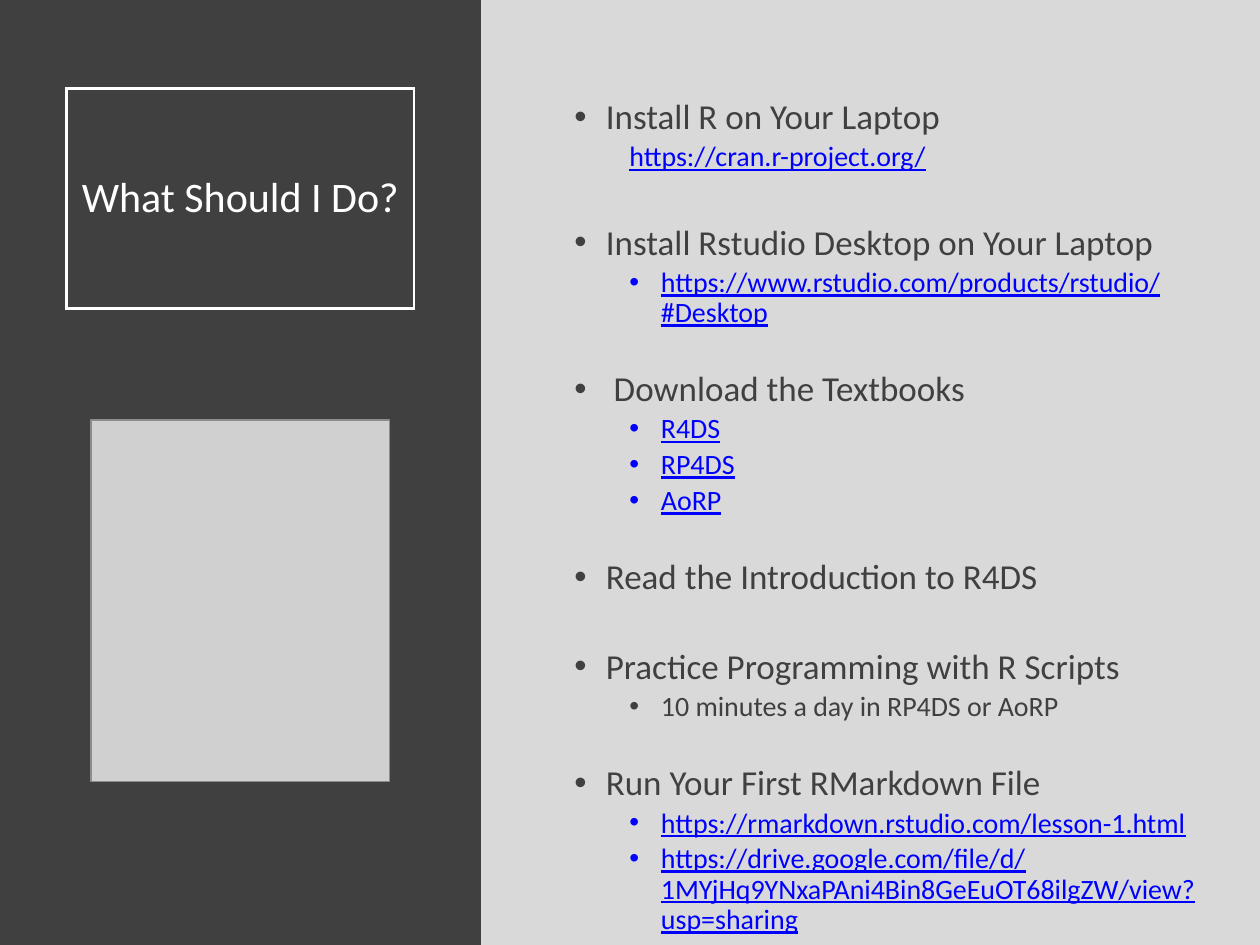
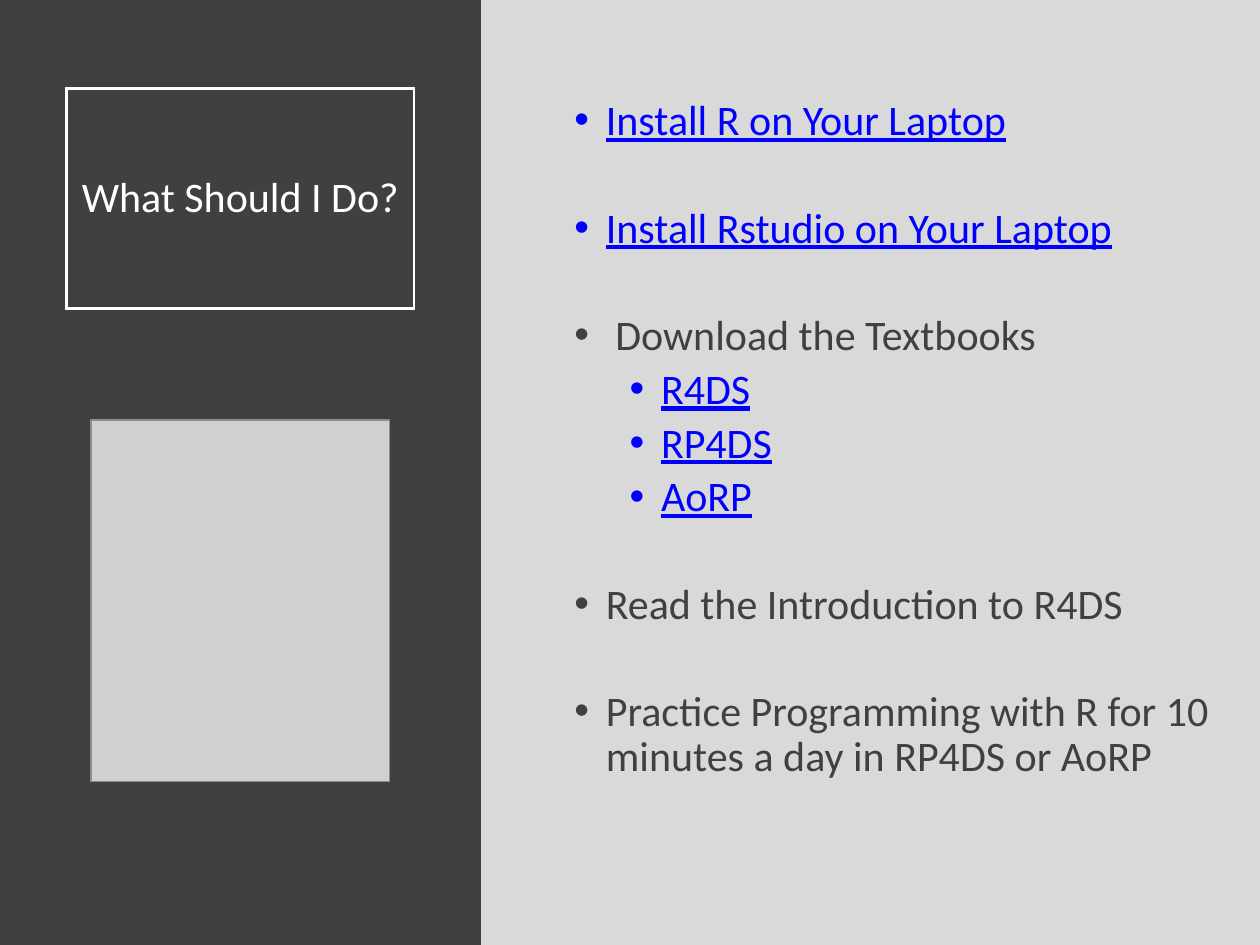
Before and after one commit to Yixf-Self/STOR320_WEBSITE, a slide deck: slide 8 of Lecture/Lecture 1/Lecture 1.pptx (slide 7 before the commit). Drawn at 1260x945 pixels with LibreOffice and Linux fonts; fonts in the diff are those of the drawing; grey boxes stand for pictures. Boxes give left, top, right and bottom in pixels: in the first picture for what was removed or moved away, otherwise in the second. Text is boxed around its words. In the diff, an @@ line names an element or a change of style, - is before the commit and + after.

Commit message:
Lecture 2 Update

```diff
--- a/Lecture/Lecture 1/Lecture 1.pptx
+++ b/Lecture/Lecture 1/Lecture 1.pptx
@@ text at (606,106,1123,620): size 20 to 24 pt in "Install R on Your Laptop", "Download the Textbooks", "Read the Introduction to R4DS"; text colour #404040 to #0000FF, underline on in "Install R on Your Laptop"; size 16 to 24 pt in "R4DS", "RP4DS", "AoRP"; more space between paragraphs @@
@@ text at (606,214,1112,250): text changed; size 16 to 24 pt @@
-  https://cran.r-project.org/
-• Install Rstudio Desktop on Your Laptop
-  • https://www.rstudio.com/products/rstudio/#Desktop
+• Install Rstudio on Your Laptop
@@ text at (606,697,1209,778): text changed; size 16 to 24 pt; text colour #0000FF to #404040 @@
-• Practice Programming with R Scripts
-  • 10 minutes a day in RP4DS or AoRP
-• Run Your First RMarkdown File
-  • https://rmarkdown.rstudio.com/lesson-1.html
-  • https://drive.google.com/file/d/1MYjHq9YNxaPAni4Bin8GeEuOT68ilgZW/view?usp=sharing
+• Practice Programming with R for 10 minutes a day in RP4DS or AoRP
```
Also in this commit, not shown: 3 other slides changed, 2 slides added, 6 other files.
